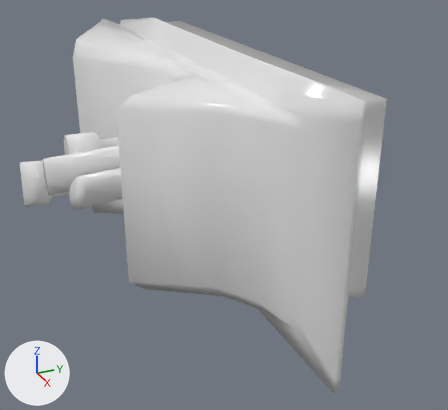
One commit to the FBX model EmodiaQuest/EmodiaQuest/EmodiaQuestContent/fbxContent/gameobjects/Wohnhaus2_30x10/Wohnhaus2_dim30x10.fbx: the scene before it, then after it.
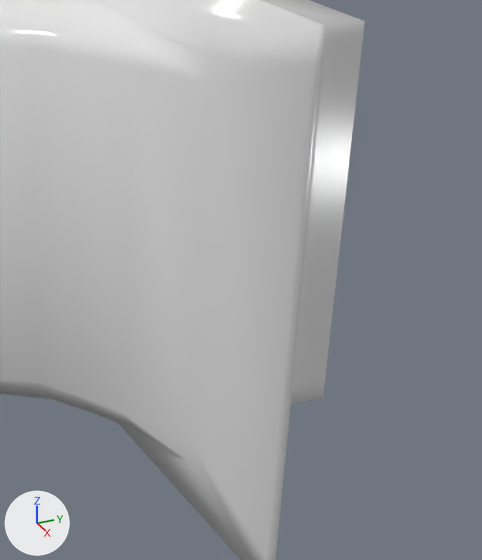
Each version is shown whole from a camera (50 mm lens) standing at (0.344, -0.172, 0.12) and looking at (0.042, -0.036, -0.032), then close up on the part from 44% to 100% of the width and 21% to 93% of the height. The axes (+X, +Y, +Z) are drawn at lower left. The lights are the same throughout. Where no turn or scale is listed for an object, it has been applied to the vertices.

In view in the first close-up: 'Wohnhaus_2'.
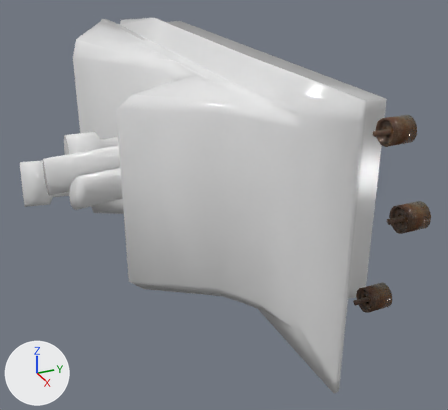
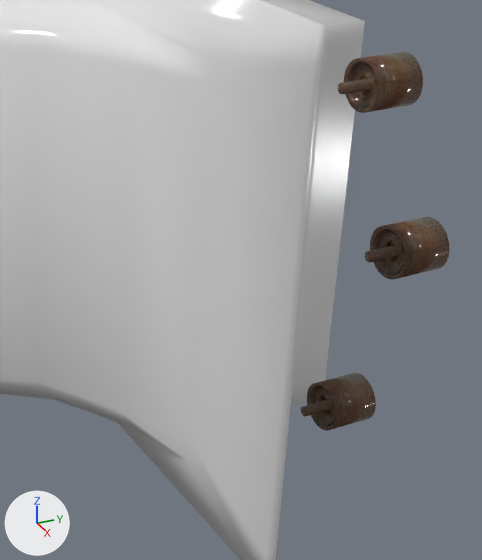
Boxes [x1, y1, x2, y2] around the edits, measured in the close-ups (482 x 560 px):
'Tonne_2', added (brown): after [338, 52, 423, 113]
'Tonne_3', added (brown): after [365, 217, 450, 279]
'Tonne_1', added (brown): after [301, 373, 376, 431]

Diff of the bpy script that builds the scene:
```diff
--- a/EmodiaQuest/EmodiaQuest/EmodiaQuestContent/fbxContent/gameobjects/Wohnhaus2_30x10/Wohnhaus2_dim30x10.fbx.py
+++ b/EmodiaQuest/EmodiaQuest/EmodiaQuestContent/fbxContent/gameobjects/Wohnhaus2_30x10/Wohnhaus2_dim30x10.fbx.py
@@ img_random_tonne_tex_4_png @@
+img_random_tonne_tex_4_png = load_image('Random_Tonne_tex_4.png', 'Random_Tonne_tex_4.png', 524, 524, 'sRGB')
@@ mat_none__random_tonne_tex_1 @@
+mat_none__random_tonne_tex_1 = principled_material('None__Random_Tonne_tex_1')
+mat_none__random_tonne_tex_1.texture = img_random_tonne_tex_4_png  # with its transparency
+mat_none__random_tonne_tex_1.roughness = 0.106
@@ me_tonne_2 @@
+me_tonne_2.from_pydata(...)  # 192 vertices, 220 faces; spans x 0.1426..0.1543, y -0.0169..-0.0001, z 0.0351..0.0469
+me_tonne_2.materials.append(mat_none__random_tonne_tex_1)  # picture img_random_tonne_tex_4_png
@@ me_tonne_1 @@
+me_tonne_1.from_pydata(...)  # 192 vertices, 220 faces; spans x 0.1412..0.1529, y -0.0169..-0.0001, z -0.0468..-0.0351
+me_tonne_1.materials.append(mat_none__random_tonne_tex_1)  # picture img_random_tonne_tex_4_png
@@ me_tonne_3 @@
+me_tonne_3.from_pydata(...)  # 192 vertices, 220 faces; spans x 0.1574..0.1692, y -0.0169..-0.0001, z 0.002..0.0138
+me_tonne_3.materials.append(mat_none__random_tonne_tex_1)  # picture img_random_tonne_tex_4_png
@@ ob_tonne_2 @@
+ob_tonne_2 = bpy.data.objects.new('Tonne_2', me_tonne_2)
+ob_tonne_2.location = (0.0, 0.0, 0.0)
@@ ob_tonne_1 @@
+ob_tonne_1 = bpy.data.objects.new('Tonne_1', me_tonne_1)
+ob_tonne_1.location = (0.0, 0.0, 0.0)
@@ ob_tonne_3 @@
+ob_tonne_3 = bpy.data.objects.new('Tonne_3', me_tonne_3)
+ob_tonne_3.location = (0.0, 0.0, 0.0)
```
